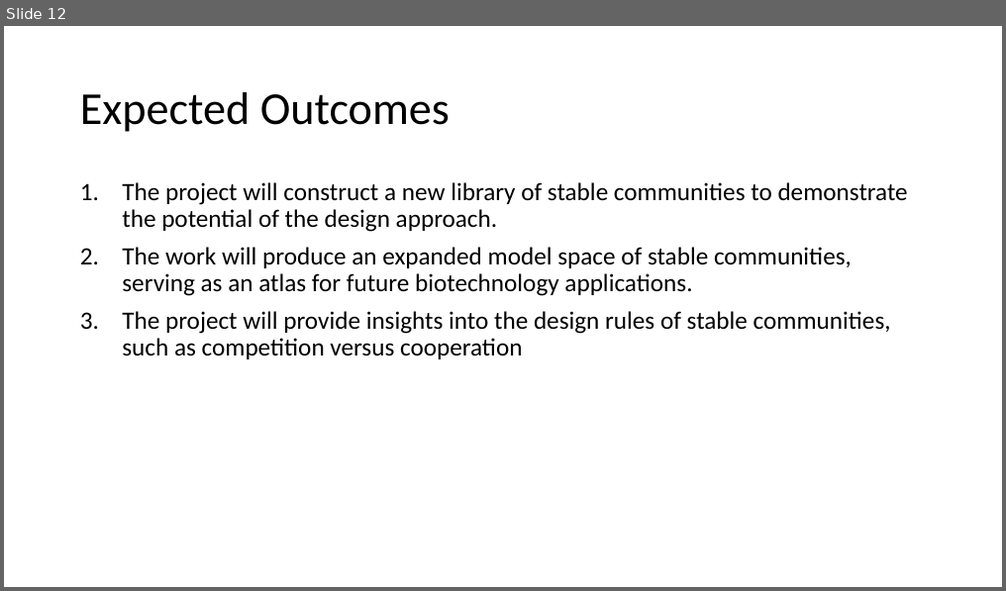
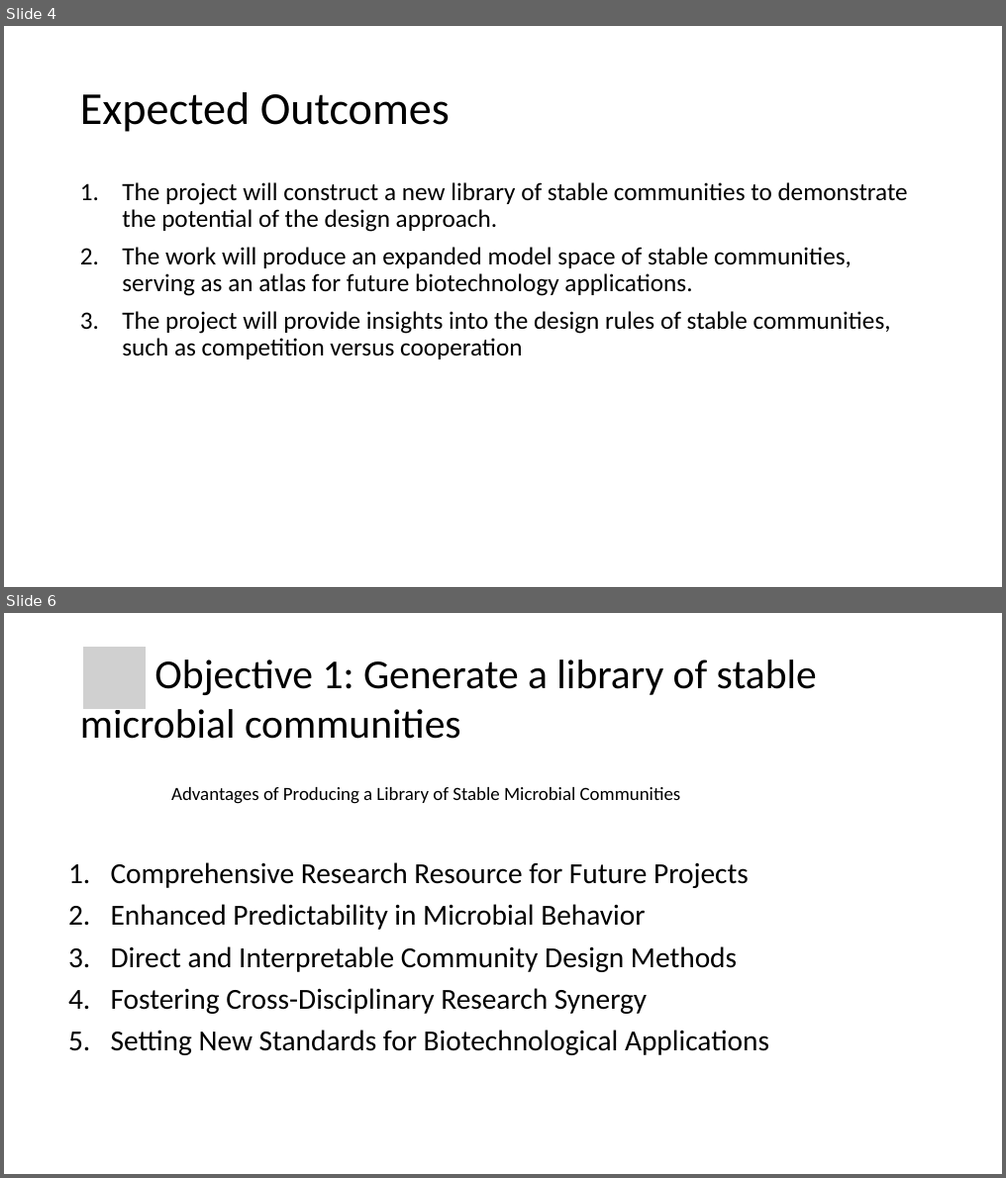
Before and after one commit to Fontanapink/GPs, a slide deck: GPRCommunities.pptx. Shown one above the other, each under a label of ours: slide 12 before the commit, slides 4 and 6 after it; the slides between them are not shown. The pictures are 1006x591 and 1006x1178 pixels, drawn with LibreOffice and Linux fonts; fonts in the diff are those of the drawing; grey boxes stand for pictures. Boxes give left, top, right and bottom in pixels: in the first picture for what was removed or moved away, otherwise in the second. Text is boxed around its words. In the diff, an @@ line names an element or a change of style, - is before the commit and + after.

Commit message:
Added correlation images for GPR (instead of VGP) Updated our powerpoint presentation

```diff
--- a/GPRCommunities.pptx
+++ b/GPRCommunities.pptx
@@ slide 6 added at (4,613,1002,1174), background #FFFFFF @@
@@ title added at (80,660,817,739), 39.6 pt, text #000000 @@
+Objective 1: Generate a library of stable microbial communities
@@ picture added at (82,646,147,710) @@
@@ text added at (171,787,681,804), 18 pt, text #000000 @@
+Advantages of Producing a Library of Stable Microbial Communities
@@ text added at (111,862,769,1056), 28 pt, text #000000 @@
+1. Comprehensive Research Resource for Future Projects
+2. Enhanced Predictability in Microbial Behavior
+3. Direct and Interpretable Community Design Methods
+4. Fostering Cross-Disciplinary Research Synergy
+5. Setting New Standards for Biotechnological Applications
@@ what was slide 12 is now slide 4 @@
```
Also in this commit, not shown: 10 slides changed, 6 other slides added, 1 slide removed, 3 other files.
